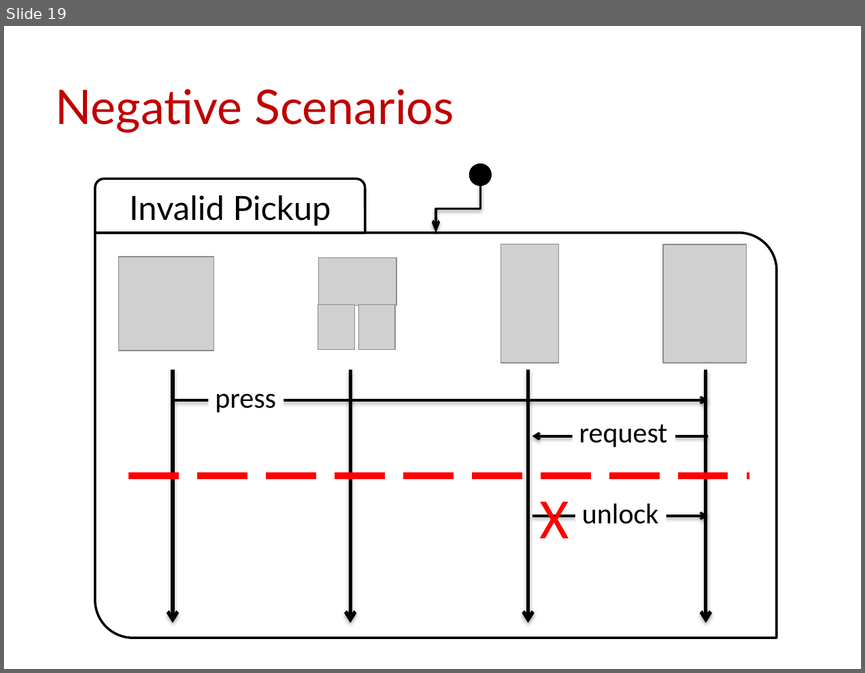
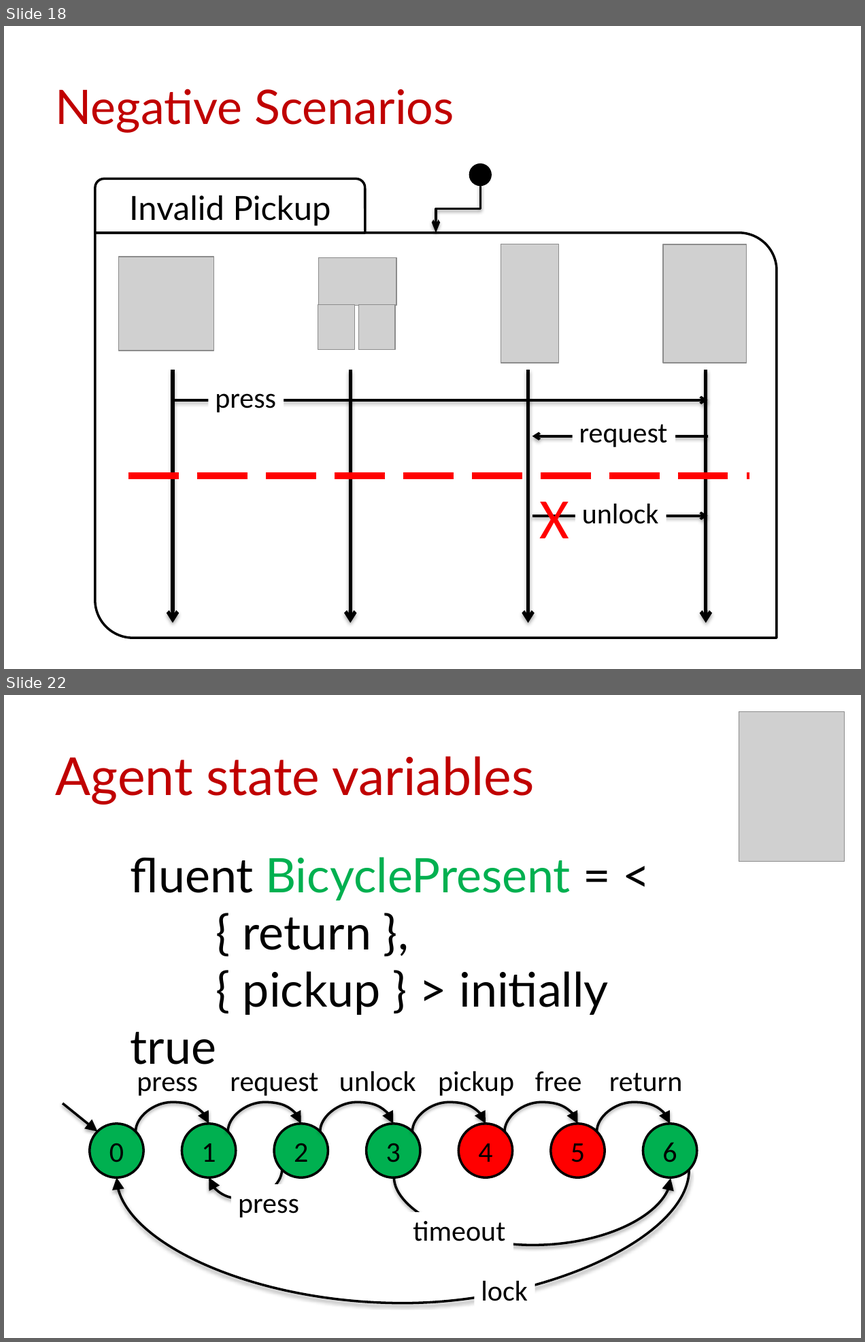
Before and after one commit to blambeau/phd, a slide deck: public-defense/slides.pptx. Shown one above the other, each under a label of ours: slide 19 before the commit, slides 18 and 22 after it; the slides between them are not shown. The pictures are 865x673 and 865x1342 pixels, drawn with LibreOffice and Linux fonts; fonts in the diff are those of the drawing; grey boxes stand for pictures. Boxes give left, top, right and bottom in pixels: in the first picture for what was removed or moved away, otherwise in the second. Text is boxed around its words. In the diff, an @@ line names an element or a change of style, - is before the commit and + after.

```diff
--- a/public-defense/slides.pptx
+++ b/public-defense/slides.pptx
@@ slide 22 added at (4,695,861,1338), background #FFFFFF @@
@@ picture added at (739,712,844,861) @@
@@ title added at (56,756,534,804), 44 pt, text #C00000 @@
+Agent state variables
@@ text added at (130,857,609,1064), 40 pt, text #000000 @@
+fluent BicyclePresent = <
+{ return },
+{ pickup } > initially true
@@ group added at (62,1063,697,1304): 9 curved arrows, 8 texts, 7 ellipses, 1 rectangle, 1 arrow @@
+free
+pickup
+request
+press
+unlock
+return
+0
+1
+2
+3
+4
+5
+6
+lock
+timeout
+press
@@ what was slide 19 is now slide 18 @@
```
Also in this commit, not shown: 6 slides changed, 7 other slides added, 2 other files.
